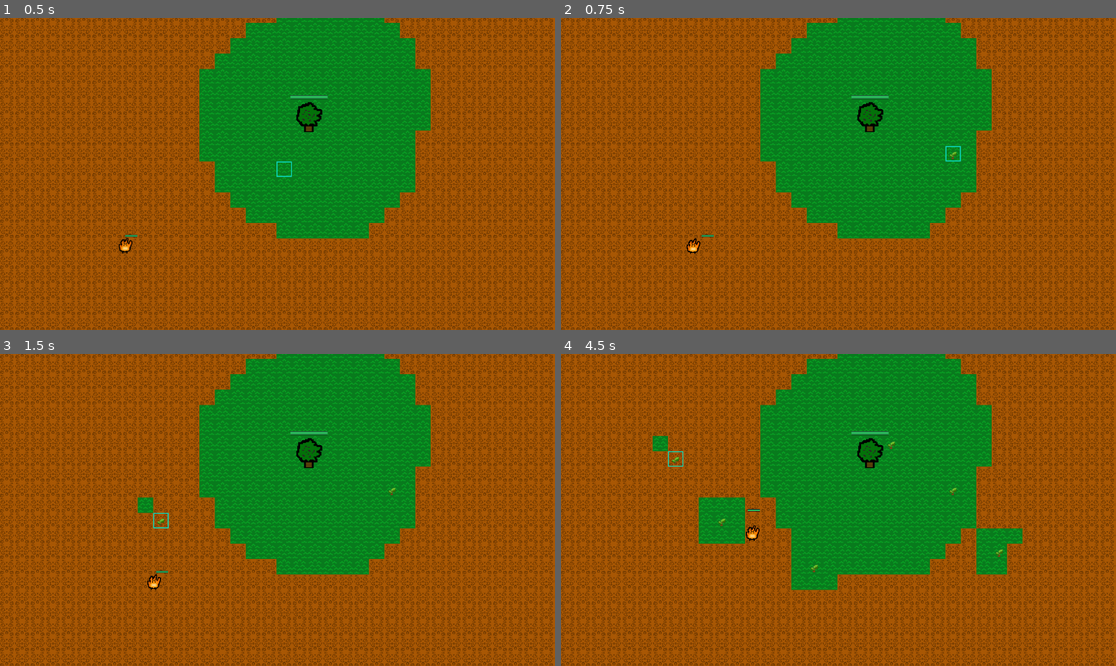
Above: before the commit, frames 1-4 (two rows, left to right).
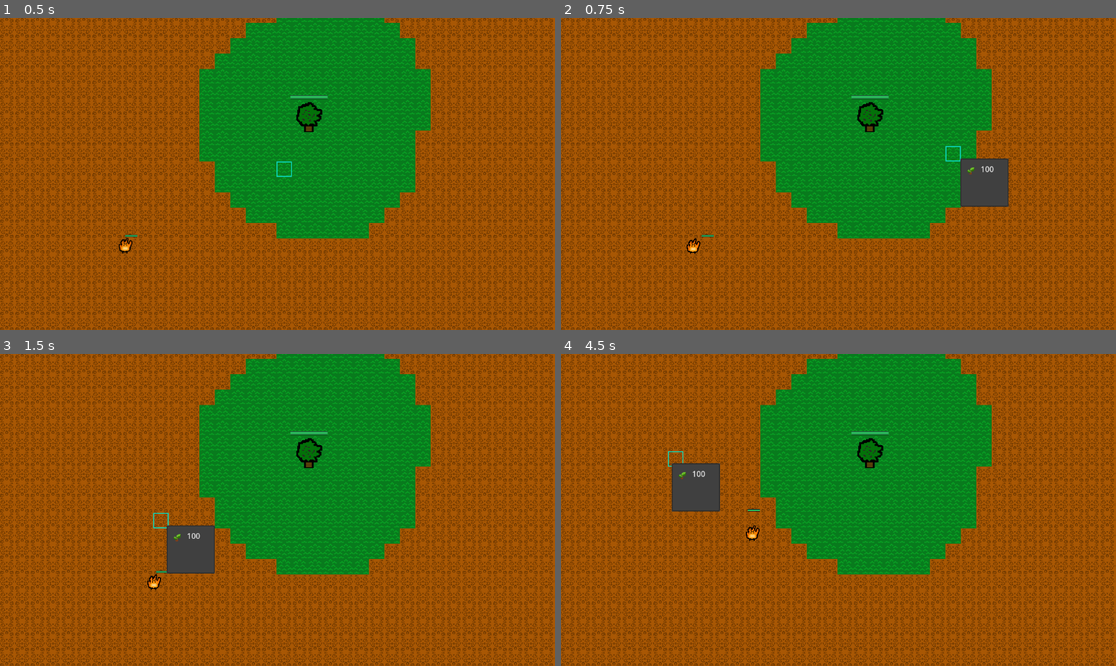
Above: after the commit, the same moments.

Repository: nmarch213/piratejam
Game: Godot game, scene res://main.tscn
Two runs of this game, one before a commit and one after it. Both use one fixed random seed, a clock stepped at 60 frames per second and the inputs below.
Inputs (mouse positions are in pixels of both pictures, inside the frame that each line leads up to):
- Up to frame 1 (0.5 s): no input
- Up to frame 2 (0.75 s): tap Enter at 0.5 s; move the mouse to (960, 158) at 0.52 s; tap E (Place) at 0.6 s; click (960, 158) at 0.67 s
- Up to frame 3 (1.5 s): tap Space at 1.25 s; move the mouse to (166, 525) at 1.27 s; tap E (Place) at 1.35 s; click (166, 525) at 1.42 s
- Up to frame 4 (4.5 s): move the mouse to (894, 441) at 2.02 s; tap E (Place) every 0.75 s from 2.1 to 4.35 s; click (894, 441) at 2.17 s; move the mouse to (810, 572) at 2.77 s; click (810, 572) at 2.92 s; move the mouse to (1005, 556) at 3.52 s; click (1005, 556) at 3.67 s; move the mouse to (672, 463) at 4.27 s; click (672, 463) at 4.42 s

Frame 1 is identical in both runs. In frame 2, 1.4% of the frame differs, in the area x 69-81%, y 42-61%; in frame 3, 1.5%; in frame 4, 4.6%, in the area x 16-84%, y 26-76%.

Commit message:
buySapling (#12)
* Working place sapling at mouse position

* Working buy menu and placement after buying

* Working buy menu and placement after buying

Diff:
--- /dev/null
+++ b/BuildingController.gd
@@ -0,0 +1,26 @@
+extends Node2D
+
+
+@onready var tile_map = $"../TileMap"
+@onready var main = $".."
+@onready var ui_controller = $"../UIController"
+
+
+
+func _on_buy_menu_id_pressed(id):
+	# if the user clicked sapling in the menu
+	if(id == 0):
+		place_sapling_tower(ui_controller.latest_cell_clicked)
+
+
+func place_sapling_tower(cell_clicked_position: Vector2i) -> void:
+	tile_map.set_cell(tile_map.LAYER.TOWERS, cell_clicked_position, 3, Vector2(0,0), 1)
+	main.astar_grid.set_point_solid(cell_clicked_position, true)
+	spread_grass(cell_clicked_position)
+
+func spread_grass(cell_clicked_position: Vector2i) -> void:
+	for x in range(-1, 2):
+		for y in range(-1, 2):
+			await get_tree().create_timer(.1).timeout
+			var grass_pos = Vector2i(x, y) + cell_clicked_position
+			tile_map.set_cell(tile_map.LAYER.BASE, grass_pos, 4, Vector2(0,0), 0)
--- a/TileMap.gd
+++ b/TileMap.gd
@@ -7,8 +7,15 @@
 	GRID = 3,
 }
 
+signal tile_map_clicked(cell_clicked_position: Vector2i, event_position: Vector2)
+
 func _process(_delta):
-	var tile := local_to_map(get_local_mouse_position())
+	var cell : Vector2i = local_to_map(get_local_mouse_position())
 	clear_layer(LAYER.GRID)
-	if tile:
-		set_cell(LAYER.GRID, tile, 4, Vector2i(1,0), 0)
+	if cell:
+		set_cell(LAYER.GRID, cell, 4, Vector2i(1,0), 0)
+
+
+func _input(event):
+	if event is InputEventMouseButton and event.pressed and event.button_index == MOUSE_BUTTON_LEFT:
+		tile_map_clicked.emit(local_to_map(get_local_mouse_position()), event.position)
--- /dev/null
+++ b/UIController.gd
@@ -0,0 +1,11 @@
+extends Node2D
+
+var latest_cell_clicked: Vector2i = Vector2i(-1, -1)
+
+
+func _on_tile_map_tile_map_clicked(cell_clicked_position: Vector2i, event_position: Vector2):
+	var buy_menu: PopupMenu = get_node("BuyMenu")
+
+	buy_menu.position = event_position
+	buy_menu.show()
+	latest_cell_clicked = cell_clicked_position
--- a/main.gd
+++ b/main.gd
@@ -20,10 +20,6 @@
 	add_tower_to_grid(Vector2i(32, 28))
 	add_tower_to_grid(Vector2i(33, 29))
 	add_tower_to_grid(Vector2i(34, 29))
-
-func _input(_event):
-	if Input.is_action_just_pressed("Place"):
-		place_sapling_tower()
 
 
 func _setup_astargrid():
@@ -55,23 +51,3 @@
 		)
 
 	return path
-
-func place_sapling_tower() -> void:
-	var mouse_pos = get_global_mouse_position()
-	var tile_pos = tile_map.local_to_map(mouse_pos)
-	# this will add the sapling to the tilemap
-	# 3 is the layer
-	# source ID in godot is 3,
-	# 1 is the Alternate ID for the sapling
-	tile_map.set_cell(tile_map.LAYER.TOWERS, tile_pos, 3, Vector2(0,0), 1)
-	astar_grid.set_point_solid(tile_pos, true)
-	spread_grass()
-
-func spread_grass() -> void:
-	var mouse_pos = get_global_mouse_position()
-	var tile_pos = tile_map.local_to_map(mouse_pos)
-	for x in range(-1, 2):
-		for y in range(-1, 2):
-			await get_tree().create_timer(.1).timeout
-			var grass_pos = Vector2i(x, y) + tile_pos
-			tile_map.set_cell(tile_map.LAYER.BASE, grass_pos, 4, Vector2(0,0), 0)
--- a/main.tscn
+++ b/main.tscn
@@ -6,6 +6,9 @@
 [ext_resource type="Texture2D" uid="uid://cp3gbwlvw3fxu" path="res://tilemap.png" id="4_xhmo5"]
 [ext_resource type="Script" path="res://TileMap.gd" id="6_4650s"]
 [ext_resource type="PackedScene" uid="uid://duq3nd4a5fk7e" path="res://towers/sapling/sapling.tscn" id="6_moqds"]
+[ext_resource type="Script" path="res://UIController.gd" id="7_2rcum"]
+[ext_resource type="PackedScene" uid="uid://dtwfw8ksgubyu" path="res://ui/buy_menu/buy_menu.tscn" id="8_rwyyp"]
+[ext_resource type="Script" path="res://BuildingController.gd" id="9_4t46y"]
 
 [sub_resource type="TileSetScenesCollectionSource" id="TileSetScenesCollectionSource_dfxfv"]
 resource_name = "towers"
@@ -67,3 +70,14 @@
 layer_3/name = "building grid"
 layer_3/tile_data = PackedInt32Array()
 script = ExtResource("6_4650s")
+
+[node name="UIController" type="Node2D" parent="."]
+script = ExtResource("7_2rcum")
+
+[node name="BuyMenu" parent="UIController" instance=ExtResource("8_rwyyp")]
+
+[node name="BuildingController" type="Node2D" parent="."]
+script = ExtResource("9_4t46y")
+
+[connection signal="tile_map_clicked" from="TileMap" to="UIController" method="_on_tile_map_tile_map_clicked"]
+[connection signal="id_pressed" from="UIController/BuyMenu" to="BuildingController" method="_on_buy_menu_id_pressed"]
--- /dev/null
+++ b/ui/buy_menu/buy_menu.tscn
@@ -0,0 +1,9 @@
+[gd_scene load_steps=2 format=3 uid="uid://dtwfw8ksgubyu"]
+
+[ext_resource type="Texture2D" uid="uid://bfkivj6cembuh" path="res://towers/sapling/sapling.png" id="1_1ysvb"]
+
+[node name="BuyMenu" type="PopupMenu"]
+item_count = 1
+item_0/text = "100"
+item_0/icon = ExtResource("1_1ysvb")
+item_0/id = 0
Not shown: 1 places in main.tscn that only renumber resources
